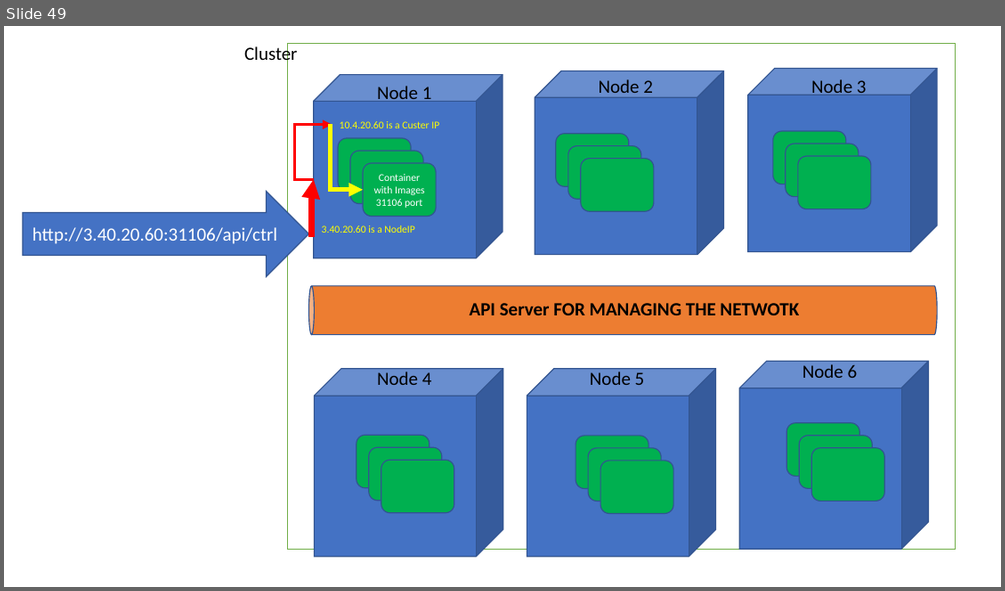
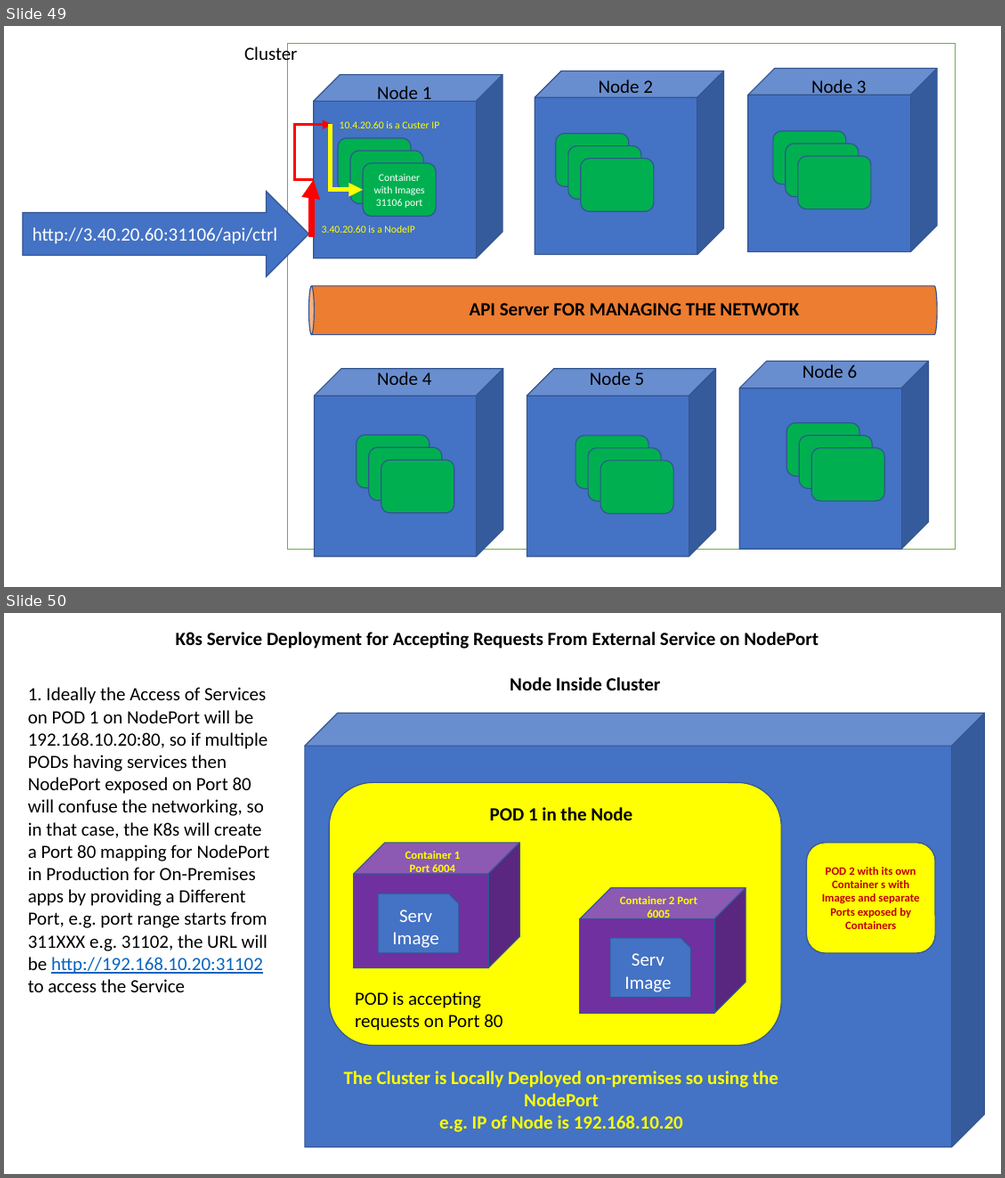
Before and after one commit to maheshsabnis/mbaspnetcore, a slide deck: mbaspnetcore6/MB_Training_Images.pptx. Shown one above the other, each under a label of ours: slide 49 before the commit, slides 49 and 50 after it. The pictures are 1005x591 and 1005x1178 pixels, drawn with LibreOffice and Linux fonts; fonts in the diff are those of the drawing. Boxes give left, top, right and bottom in pixels: in the first picture for what was removed or moved away, otherwise in the second. Text is boxed around its words. In the diff, an @@ line names an element or a change of style, - is before the commit and + after.

```diff
--- a/mbaspnetcore6/MB_Training_Images.pptx
+++ b/mbaspnetcore6/MB_Training_Images.pptx
@@ slide 50 added at (x1=4, y1=613, x2=1001, y2=1174), background #FFFFFF @@
@@ text added at (x1=176, y1=632, x2=818, y2=649), 18 pt, text #000000, bold @@
+K8s Service Deployment for Accepting Requests From External Service on NodePort
@@ text added at (x1=28, y1=687, x2=270, y2=992), 18 pt, text #000000 @@
+1. Ideally the Access of Services on POD 1 on NodePort will be 192.168.10.20:80, so if multiple PODs having services then NodePort exposed on Port 80 will confuse the networking, so in that case, the K8s will create a Port 80 mapping for NodePort in Production for On-Premises apps by providing a Different Port, e.g. port range starts from 311XXX e.g. 31102, the URL will be http://192.168.10.20:31102 to access the Service
@@ text added at (x1=510, y1=677, x2=661, y2=690), 18 pt, text #000000, bold @@
+Node Inside Cluster
@@ cube added at (x1=305, y1=714, x2=985, y2=1147), fill #4472C4, outline #325491 1 pt @@
@@ rounded rectangle added at (x1=329, y1=783, x2=782, y2=1046), fill #FFFF00, outline #325491 1 pt @@
@@ text added at (x1=490, y1=807, x2=632, y2=820), 18 pt, text #000000, bold @@
+POD 1 in the Node
@@ cube added at (x1=353, y1=843, x2=519, y2=967), fill #7030A0, outline #325491 1 pt @@
@@ text added at (x1=405, y1=851, x2=460, y2=876), 11 pt, text #FFFF00, bold @@
+Container 1
+Port 6004
@@ rounded rectangle added at (x1=807, y1=843, x2=935, y2=953), fill #FFFF00, outline #325491 1 pt, 11 pt, text #C00000, bold @@
+POD 2 with its own Container s with Images and separate Ports exposed by Containers
@@ snip rect added at (x1=378, y1=893, x2=459, y2=953), fill #4472C4, outline #325491 1 pt, 18 pt, text #FFFFFF @@
+Serv Image
@@ cube added at (x1=580, y1=887, x2=745, y2=1013), fill #7030A0, outline #325491 1 pt @@
@@ text added at (x1=620, y1=896, x2=697, y2=921), 11 pt, text #FFFF00, bold @@
+Container 2 Port 6005
@@ snip rect added at (x1=610, y1=938, x2=690, y2=997), fill #4472C4, outline #325491 1 pt, 18 pt, text #FFFFFF @@
+Serv Image
@@ text added at (x1=355, y1=991, x2=502, y2=1030), 18 pt, text #000000 @@
+POD is accepting requests on Port 80
@@ text added at (x1=344, y1=1070, x2=778, y2=1132), 18 pt, text #FFFF00, bold @@
+The Cluster is Locally Deployed on-premises so using the NodePort
+e.g. IP of Node is 192.168.10.20
```
Also in this commit, not shown: 7 other files.
